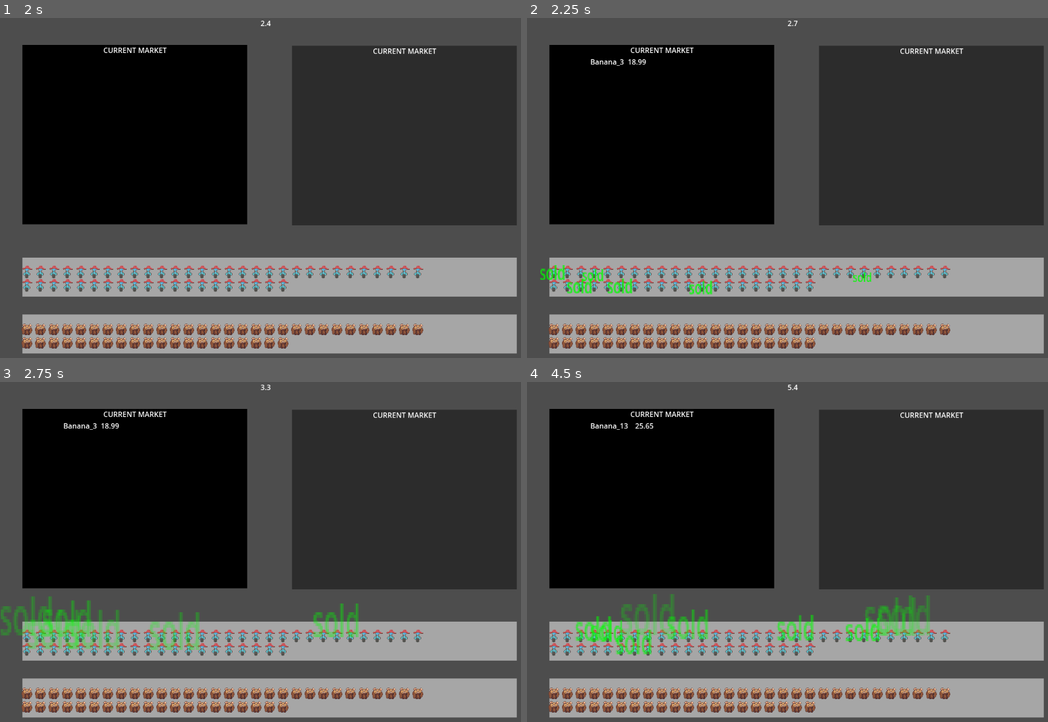
Above: before the commit, frames 1-4 (two rows, left to right).
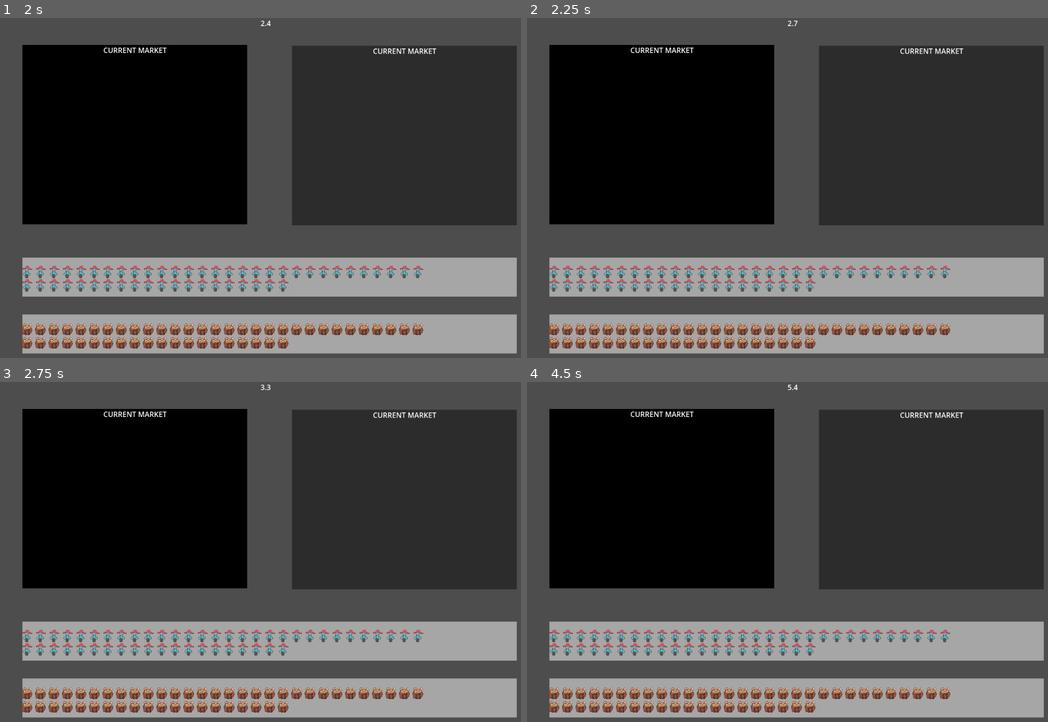
Above: after the commit, the same moments.

Repository: TannerHamilton123/banana_market
Game: Godot game, scene res://scenes/market.tscn
The game is run twice, just before and just after one commit, with the same random seed, the same clock (stepped at 60 frames per second) and the same inputs. The engine's default icon, where the game draws it, is replaced by a stand-in: a white triangle on a blue panel in a dark square.
Inputs:
- Up to frame 1 (2 s): tap Enter at 0.5 s; tap Space at 1.25 s
- Up to frame 2 (2.25 s): tap Enter at 2 s
- Up to frame 3 (2.75 s): no input
- Up to frame 4 (4.5 s): no input

Frame 1 is identical in both runs. In frame 2, 0.7% of the frame differs, in the area x 2-67%, y 12-82%; in frame 3, 2.6%; in frame 4, 2.8%, in the area x 9-78%, y 12-81%.
Error after the commit: Parse Error: Unterminated string. (res://scripts/farmer.gd:8)

Commit message:
Refactor selling logic and price determination

Diff:
--- a/scripts/farmer.gd
+++ b/scripts/farmer.gd
@@ -5,11 +5,12 @@
 var sell : bool = false
 # Called when the node enters the scene tree for the first time.
 func _ready() -> void:
+	Global.market.connect("banana_sold","banana_to_market
 	$time_to_sell.set_wait_time(randf_range(1,2))
 	pass # Replace with function body.
 
 func determine_price():
-	if sold or not sell:
+	if sold:
 		price = price + randf_range(0,10)
 	else:
 		price = price - randf_range(0,10)
@@ -21,7 +22,7 @@
 	banana.seller = self
 	Global.market.add_banana(banana)
 
-func supply_algorithm(banana_price):
+func decide_to_sell(banana_price):
 	var willing_to_sell = banana_price
 	var chance = randi() % 100
 	if chance < willing_to_sell:
@@ -31,7 +32,7 @@
 
 func _on_time_to_sell_timeout() -> void:
 	determine_price()
-	supply_algorithm(price)
+	decide_to_sell(price)
 	if sell:
 		banana_to_market(price)
 
